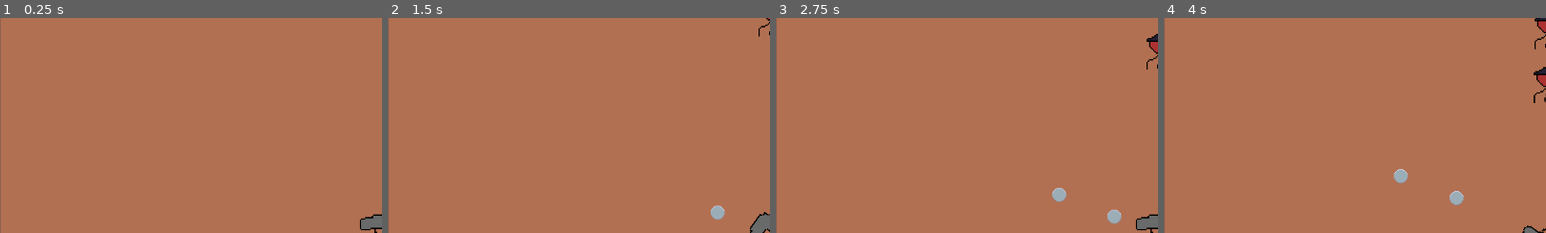
Above: before the commit, frames 1-4 (left to right).
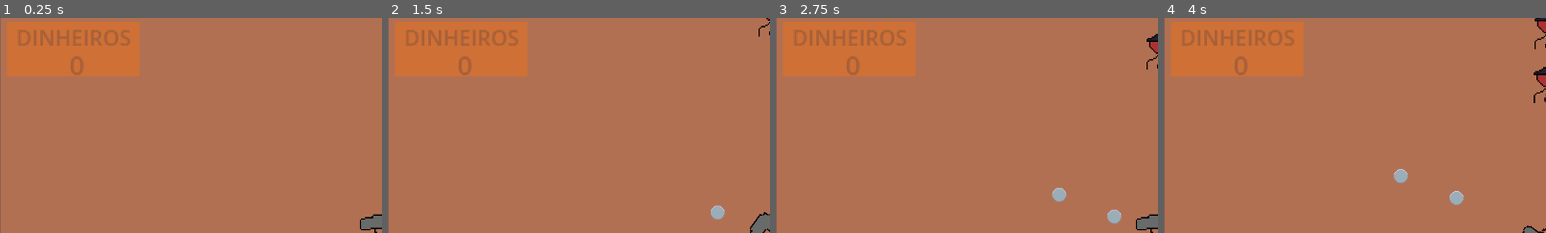
Above: after the commit, the same moments.

Repository: Guigo-dev/JuniperGameJam
Game: Godot game, scene res://Scenes/FasePrincipal.tscn
The game is run twice, just before and just after one commit, with the same random seed, the same clock (stepped at 60 frames per second) and the same inputs.
Inputs:
- Up to frame 1 (0.25 s): no input
- Up to frame 2 (1.5 s): hold Right (Direita) 0.53-1.28 s; tap Space (atirar) at 0.6, 1.35 s; hold Left (Esquerda) from 1.28 s (still down)
- Up to frame 3 (2.75 s): release Left (Esquerda) at 2.03 s; hold Right (Direita) from 2.03 s (still down); tap Space (atirar) at 2.1 s
- Up to frame 4 (4 s): tap Space (atirar) at 2.85, 3.6 s; release Right (Direita) at 3.53 s; hold Left (Esquerda) from 3.53 s (still down)
The pictures show only the part of the screen within x 0-50%, y 0-50%; the shares and areas given below are measured in that part.

The runs differ from the first frame. In frame 1, 8.7% of the frame differs, in the area x 2-37%, y 1-28%; in frame 2, 8.7%; in frame 3, 8.7%; in frame 4, 8.7%.

Commit message:
contador de pontos

Diff:
--- a/Scenes/FasePrincipal.tscn
+++ b/Scenes/FasePrincipal.tscn
@@ -1,10 +1,12 @@
 [gd_scene format=3 uid="uid://bve8417uknmvi"]
 
+[ext_resource type="Script" uid="uid://bf0ow8cb6r4ar" path="res://Scripts/fase_principal.gd" id="1_7kxa5"]
 [ext_resource type="PackedScene" uid="uid://r3ugmixsldxe" path="res://Scenes/arma.tscn" id="1_x5p2i"]
 [ext_resource type="PackedScene" uid="uid://cuge5u3bblqwa" path="res://Scenes/enemy_spawner.tscn" id="2_1lh45"]
 [ext_resource type="PackedScene" uid="uid://13ixk6h33t1i" path="res://Scenes/Balao.tscn" id="3_82kia"]
 
 [node name="FasePrincipal" type="Node2D" unique_id=1502453635]
+script = ExtResource("1_7kxa5")
 
 [node name="Arma" parent="." unique_id=44014132 instance=ExtResource("1_x5p2i")]
 
@@ -36,3 +38,41 @@
 enemyScene = ExtResource("3_82kia")
 cooldown = 2.5
 target = NodePath("../Arma")
+
+[node name="Pontos" type="ColorRect" parent="." unique_id=787227788]
+modulate = Color(1, 1, 1, 0.6431373)
+texture_filter = 1
+offset_left = -282.0
+offset_top = -159.0
+offset_right = -182.0
+offset_bottom = -118.0
+color = Color(0.8745098, 0.44313726, 0.14901961, 1)
+
+[node name="TextFrase" type="RichTextLabel" parent="Pontos" unique_id=487760098]
+texture_filter = 1
+layout_mode = 0
+offset_right = 102.0
+offset_bottom = 21.0
+theme_override_colors/default_color = Color(0.56078434, 0.3372549, 0.23137255, 1)
+theme_override_font_sizes/normal_font_size = 16
+text = "DINHEIROS
+"
+scroll_active = false
+horizontal_alignment = 1
+vertical_alignment = 1
+
+[node name="TextPontos" type="RichTextLabel" parent="Pontos" unique_id=187227670]
+texture_filter = 1
+layout_mode = 0
+offset_left = 6.0
+offset_top = 18.0
+offset_right = 100.0
+offset_bottom = 40.0
+theme_override_colors/default_color = Color(0.56078434, 0.3372549, 0.23137255, 1)
+theme_override_font_sizes/normal_font_size = 20
+text = "5"
+scroll_active = false
+horizontal_alignment = 1
+vertical_alignment = 1
+
+[connection signal="enemy_died" from="EnemySpawner" to="." method="_on_enemy_spawner_enemy_died"]
--- /dev/null
+++ b/Scenes/HealthComponent.tscn
@@ -0,0 +1,6 @@
+[gd_scene format=3 uid="uid://82w3jsskh1ns"]
+
+[ext_resource type="Script" uid="uid://dj8j1pu2ilxua" path="res://Scripts/HealthComponent.gd" id="1_herxf"]
+
+[node name="HealthComponent" type="Node" unique_id=1411343263]
+script = ExtResource("1_herxf")
--- a/Scenes/vida.tscn
+++ /dev/null
@@ -1,6 +0,0 @@
-[gd_scene format=3 uid="uid://82w3jsskh1ns"]
-
-[ext_resource type="Script" uid="uid://dj8j1pu2ilxua" path="res://Scripts/HealthComponent.gd" id="1_7k7g6"]
-
-[node name="HealthComponent" type="Node" unique_id=1411343263]
-script = ExtResource("1_7k7g6")
--- a/Scripts/enemy_spawner.gd
+++ b/Scripts/enemy_spawner.gd
@@ -5,12 +5,18 @@
 @export var cooldown: float
 @onready var timer = $Timer
 @export var target: Node2D
+signal enemy_died
 
 func _ready() -> void:
 	timer.wait_time = cooldown
+
 
 func _on_timer_timeout() -> void:
 	var enemy = enemyScene.instantiate()
 	get_parent().add_child(enemy)
 	enemy.global_position = global_position
 	enemy.target = target
+	enemy.healthComponent.died.connect(on_enemy_died)
+
+func on_enemy_died():
+	enemy_died.emit()
--- /dev/null
+++ b/Scripts/fase_principal.gd
@@ -0,0 +1,12 @@
+extends Node2D
+
+@onready var pontosText := $Pontos/TextPontos
+var pontos := 0
+
+# Called every frame. 'delta' is the elapsed time since the previous frame.
+func _process(delta: float) -> void:
+	pontosText.text = (var_to_str(pontos))
+
+
+func _on_enemy_spawner_enemy_died() -> void:
+	pontos += 1
--- a/project.godot
+++ b/project.godot
@@ -46,6 +46,7 @@
 
 [rendering]
 
+textures/canvas_textures/default_texture_filter=0
 rendering_device/driver.windows="d3d12"
 renderer/rendering_method="gl_compatibility"
 renderer/rendering_method.mobile="gl_compatibility"
Not shown, added: Scripts/fase_principal.gd.uid
